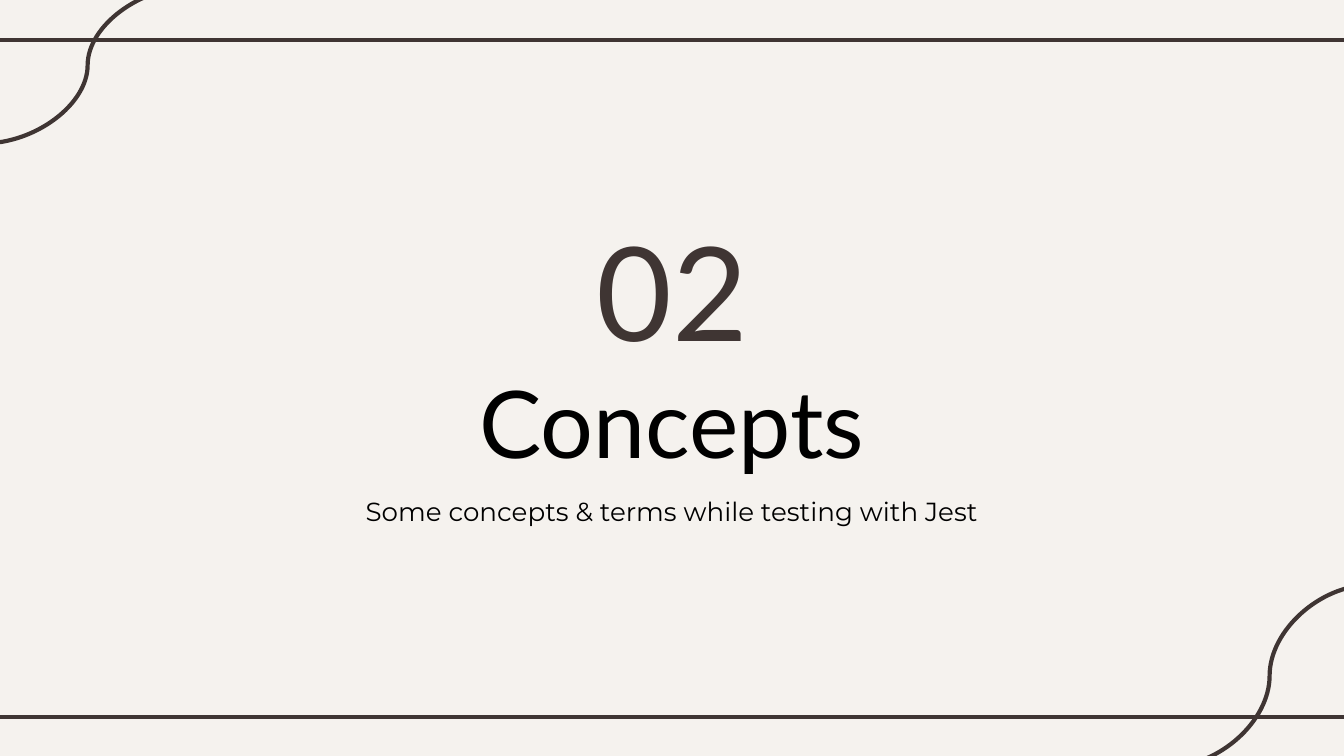
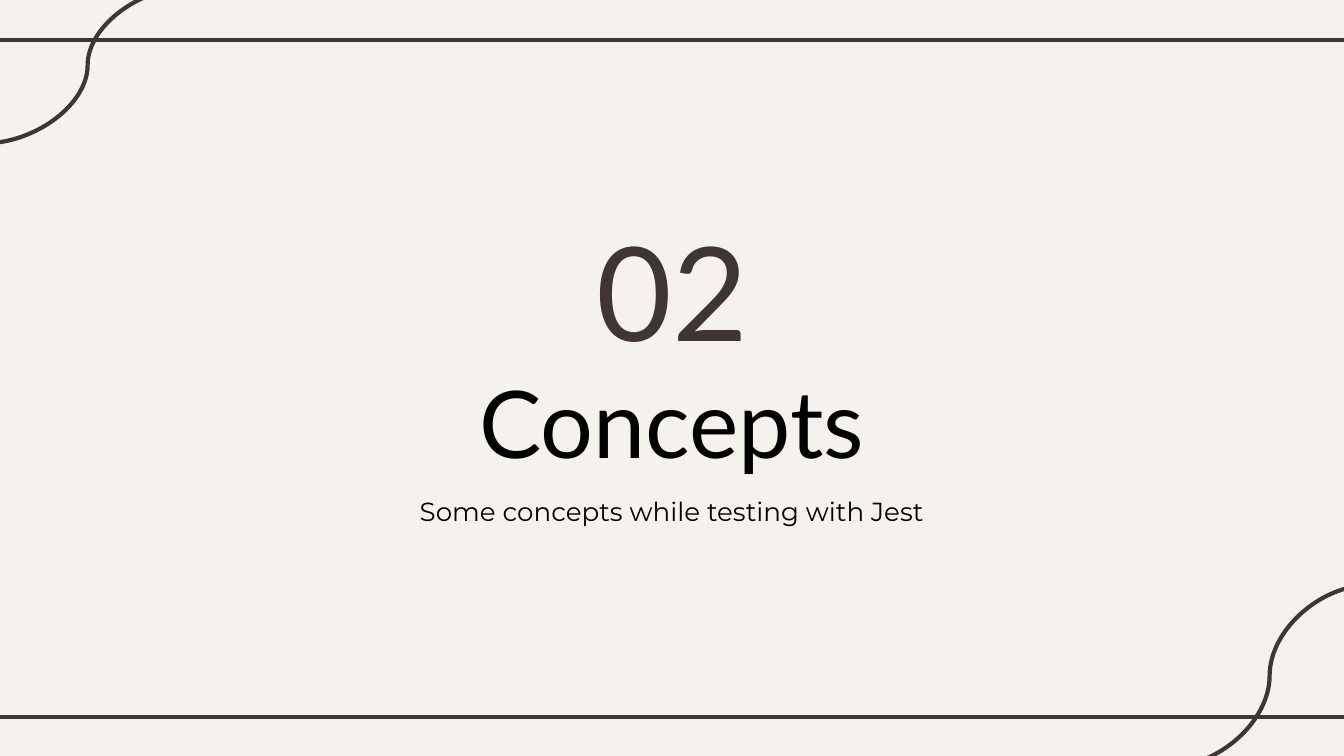
Before and after one commit to xWyvernPx/SWT, a slide deck: slide 5 of SWT.pptx. Drawn at 1344x756 pixels with LibreOffice and Linux fonts; fonts in the diff are those of the drawing. Boxes give left, top, right and bottom in pixels: in the first picture for what was removed or moved away, otherwise in the second. Text is boxed around its words. In the diff, an @@ line names an element or a change of style, - is before the commit and + after.

```diff
--- a/SWT.pptx
+++ b/SWT.pptx
@@ subtitle at bbox=[420, 501, 923, 527]: text changed @@
-Some concepts & terms while testing with Jest
+Some concepts while testing with Jest
```
Also in this commit, not shown: 8 other slides changed, 1 slide added, 10 other files.
